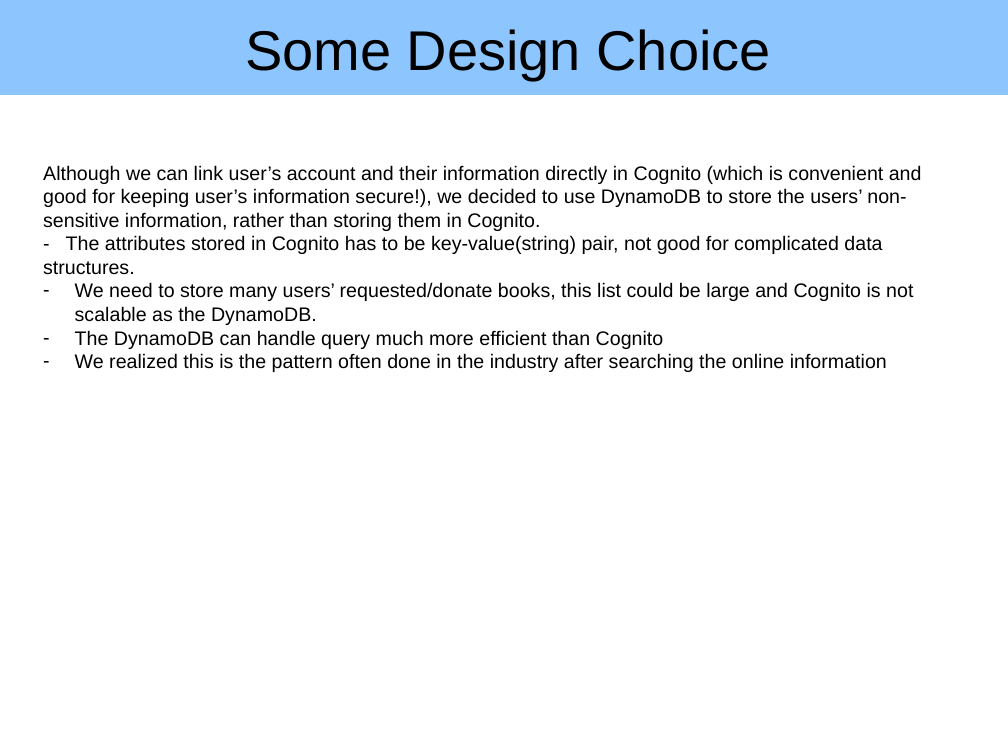
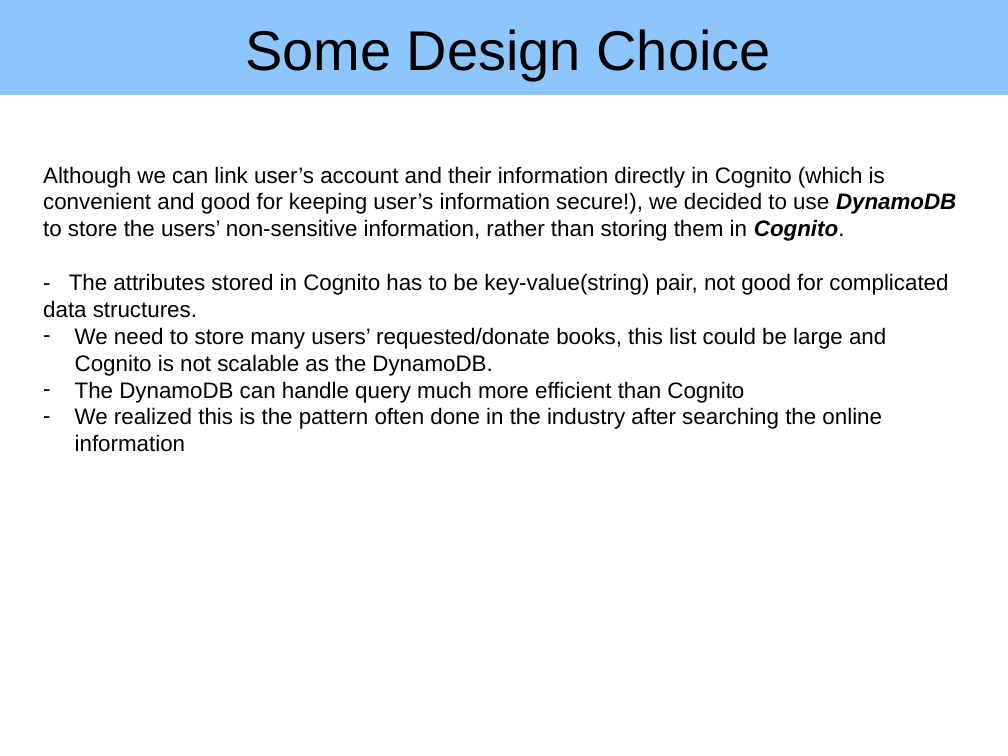
Before and after one commit to thcui/book-exchange, a slide deck: slide 10 of presentation-book-exchange.pptx (slide 8 before the commit). Drawn at 1008x756 pixels with LibreOffice and Linux fonts; fonts in the diff are those of the drawing; background and template pictures are left out. Boxes give left, top, right and bottom in pixels: in the first picture for what was removed or moved away, otherwise in the second. Text is boxed around its words. In the diff, an @@ line names an element or a change of style, - is before the commit and + after.

Commit message:
modify the style of presentation slides

```diff
--- a/presentation-book-exchange.pptx
+++ b/presentation-book-exchange.pptx
@@ text "Although we can link user’s ..." at bbox=[43, 166, 956, 452]: size 14 to 16 pt; bold on, italic on in "DynamoDB Cognito." @@
```
Also in this commit, not shown: 6 other slides changed, 2 slides added.
